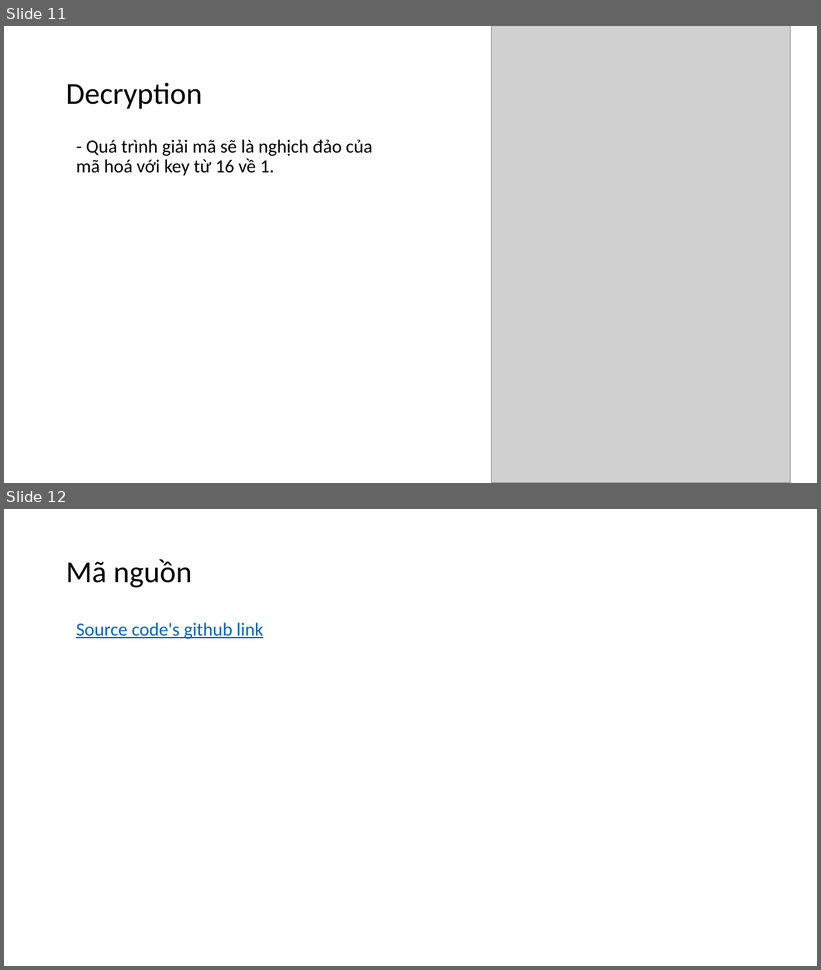
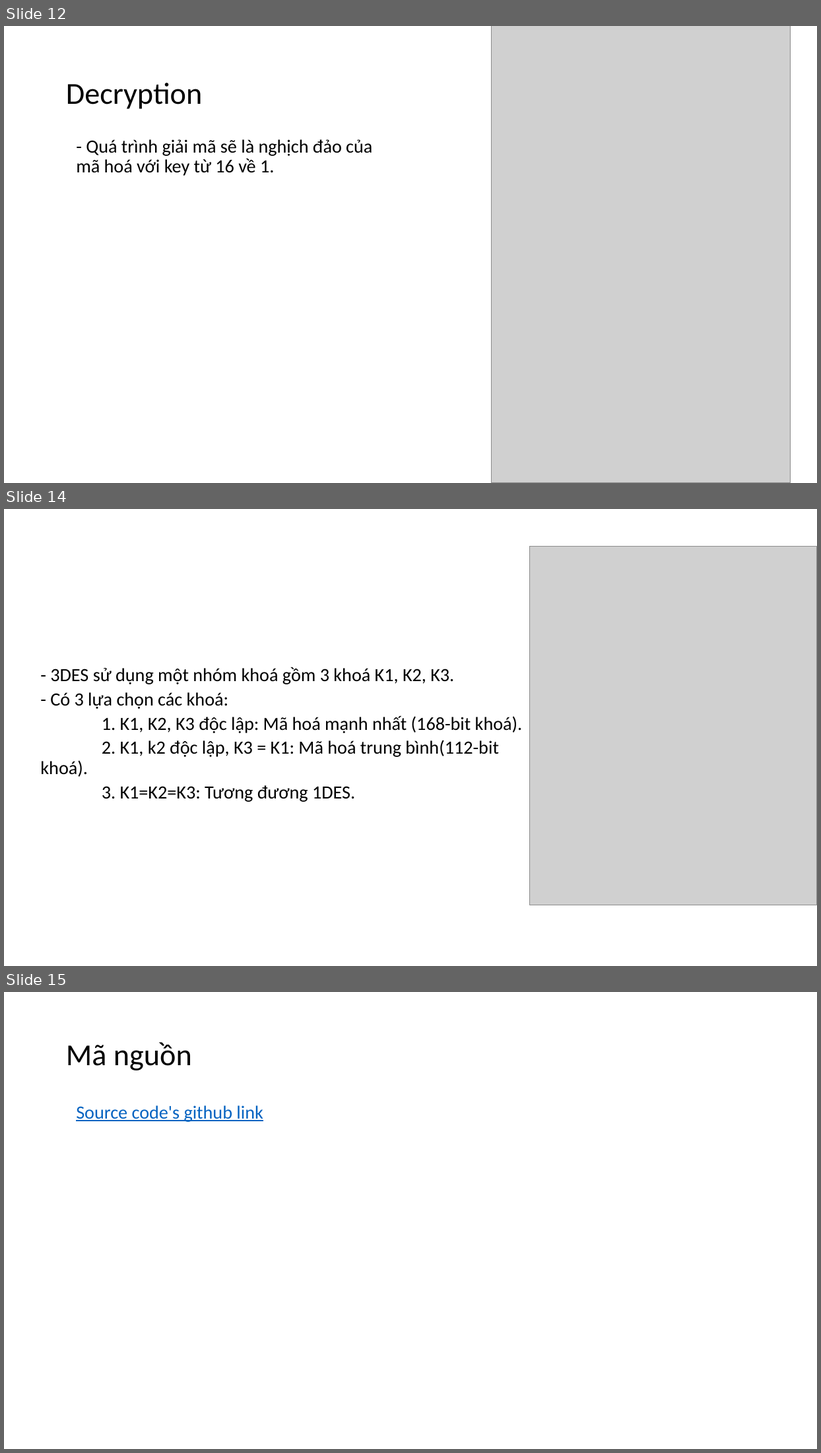
Before and after one commit to nhatquang261002/DES-Encryption, a slide deck: DES Cipher.pptx. Shown one above the other, each under a label of ours: slides 11 and 12 before the commit, slides 12, 14 and 15 after it; the slides between them are not shown. The pictures are 821x970 and 821x1453 pixels, drawn with LibreOffice and Linux fonts; fonts in the diff are those of the drawing; grey boxes stand for pictures. Boxes give left, top, right and bottom in pixels: in the first picture for what was removed or moved away, otherwise in the second. Text is boxed around its words. In the diff, an @@ line names an element or a change of style, - is before the commit and + after.

```diff
--- a/DES Cipher.pptx
+++ b/DES Cipher.pptx
@@ slide 14 added at [4, 509, 817, 966], background #FFFFFF @@
@@ picture added at [530, 546, 817, 906] @@
@@ text added at [40, 667, 523, 802], 22 pt, text #000000 @@
+  - 3DES sử dụng một nhóm khoá gồm 3 khoá K1, K2, K3.
+  - Có 3 lựa chọn các khoá:
+  1. K1, K2, K3 độc lập: Mã hoá mạnh nhất (168-bit khoá).
+  2. K1, k2 độc lập, K3 = K1: Mã hoá trung bình(112-bit khoá).
+  3. K1=K2=K3: Tương đương 1DES.
@@ what was slide 11 is now slide 12 @@
@@ what was slide 12 is now slide 15 @@
```
Also in this commit, not shown: 2 slides changed, 2 other slides added.
